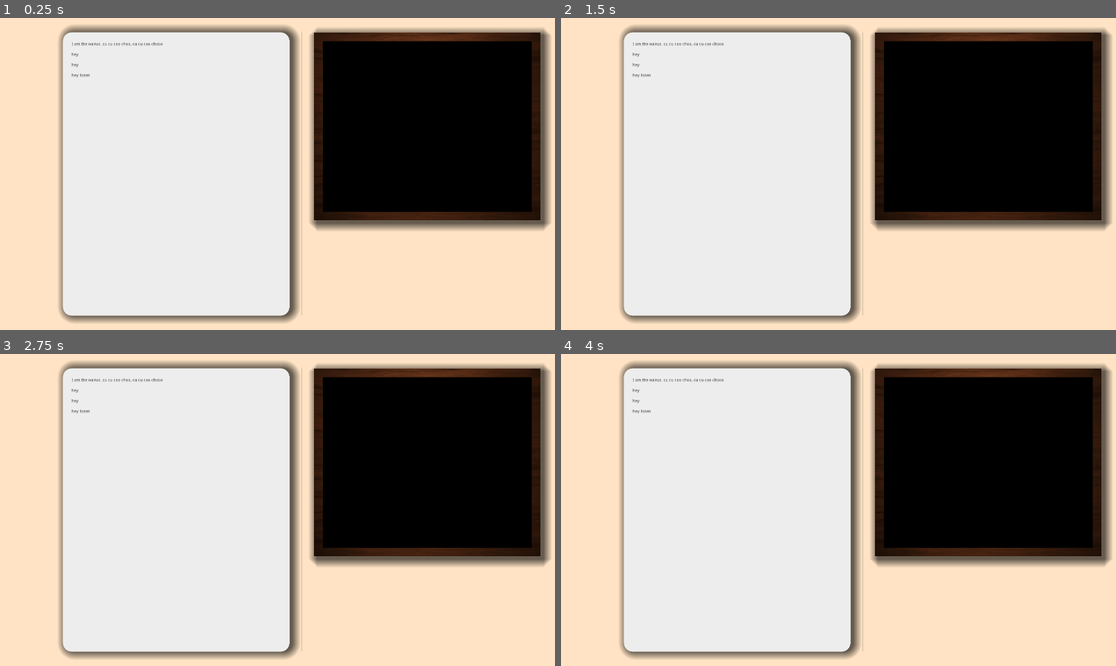
Above: before the commit, frames 1-4 (two rows, left to right).
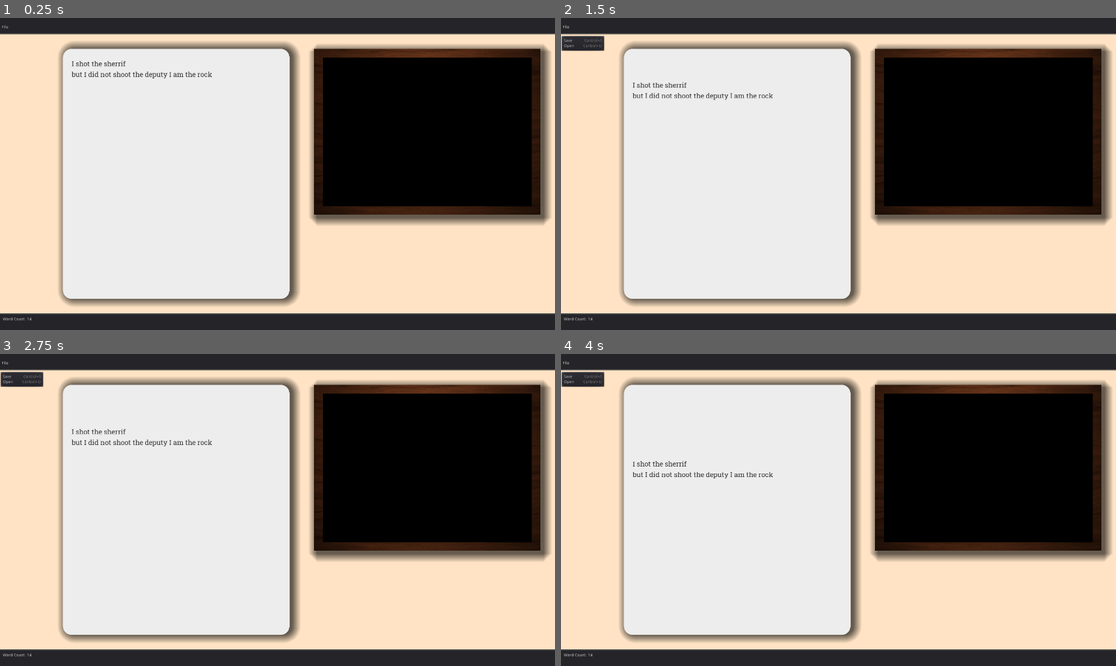
Above: after the commit, the same moments.

Repository: Neczesk/bug-free-guacamole
Game: Godot game, scene res://Controller.tscn
Two runs of this game, one before a commit and one after it. Both use one fixed random seed, a clock stepped at 60 frames per second and the inputs below. Before the commit the project starts from res://MainWindow.tscn. Video files are missing from this copy of the repository; at most half a second of black plays in their place.
Inputs (mouse positions are in pixels of both pictures, inside the frame that each line leads up to):
- Up to frame 1 (0.25 s): no input
- Up to frame 2 (1.5 s): click (566, 27) at 0.5 s, where only the run after the commit has a clickable "File"; tap Enter (new_paragraph, bound only after the commit) at 1.25, 1.35 s
- Up to frame 3 (2.75 s): tap O at 1.55, 2.1 s; tap Space at 2 s; hold S from 2.03 s (still down); tap Enter (new_paragraph, bound only after the commit) at 2.3 s
- Up to frame 4 (4 s): tap Enter (new_paragraph, bound only after the commit) at 2.75, 2.85, 3.8 s; release S at 2.78 s; tap O at 3.05, 3.6 s; tap Space at 3.5 s

The runs differ from the first frame. In frame 1, 21% of the frame differs, in the area x 0-100%, y 0-100%; in frame 2, 22%; in frame 3, 22%; in frame 4, 22%.

Commit message:
Basic file saving and loading implemented

Diff:
--- /dev/null
+++ b/Controller.gd
@@ -0,0 +1,41 @@
+extends CanvasLayer
+
+
+signal save_key_pressed
+signal open_key_pressed
+
+
+# Called when the node enters the scene tree for the first time.
+func _ready():
+	$VBoxContainer/Panel/HBoxContainer/FileButton.get_popup().connect("id_pressed", self, "on_id_pressed")
+# warning-ignore:return_value_discarded
+	$VBoxContainer/ViewWindow/View.connect("word_count_updated", self, "on_word_count_updated")
+	$VBoxContainer/ViewWindow/View.count_words()
+
+	var save_key = InputEventKey.new()
+	save_key.control = true
+	save_key.scancode = KEY_S
+
+	var open_key = InputEventKey.new()
+	open_key.control = true
+	open_key.scancode = KEY_O
+
+	$VBoxContainer/Panel/HBoxContainer/FileButton.get_popup().add_item("Save", 0, save_key.get_scancode_with_modifiers())
+	$VBoxContainer/Panel/HBoxContainer/FileButton.get_popup().add_item("Open", 1, open_key.get_scancode_with_modifiers())
+
+
+# Called every frame. 'delta' is the elapsed time since the previous frame.
+#func _process(delta):
+#	pass
+
+func on_id_pressed(id: int):
+	match id:
+		0:
+			emit_signal("save_key_pressed")
+			$VBoxContainer/ViewWindow/View.save()
+		1:
+			emit_signal("open_key_pressed")
+			$VBoxContainer/ViewWindow/View.open()
+
+func on_word_count_updated(count: int):
+	$VBoxContainer/Panel2/MarginContainer/WordCount.text = "Word Count: " + String(count)
--- /dev/null
+++ b/Controller.tscn
@@ -0,0 +1,63 @@
+[gd_scene load_steps=3 format=2]
+
+[ext_resource path="res://MainWindow.tscn" type="PackedScene" id=1]
+[ext_resource path="res://Controller.gd" type="Script" id=2]
+
+[node name="Controller" type="CanvasLayer"]
+script = ExtResource( 2 )
+
+[node name="VBoxContainer" type="VBoxContainer" parent="."]
+anchor_right = 1.0
+anchor_bottom = 1.0
+__meta__ = {
+"_edit_use_anchors_": false
+}
+
+[node name="Panel" type="Panel" parent="VBoxContainer"]
+margin_right = 1920.0
+margin_bottom = 53.0
+size_flags_vertical = 3
+
+[node name="HBoxContainer" type="HBoxContainer" parent="VBoxContainer/Panel"]
+margin_top = 4.0
+margin_right = 1920.0
+margin_bottom = 60.0
+size_flags_vertical = 3
+
+[node name="FileButton" type="MenuButton" parent="VBoxContainer/Panel/HBoxContainer"]
+margin_right = 35.0
+margin_bottom = 56.0
+text = "File"
+switch_on_hover = true
+
+[node name="ViewWindow" type="Control" parent="VBoxContainer"]
+margin_top = 57.0
+margin_right = 1920.0
+margin_bottom = 1021.0
+size_flags_vertical = 3
+size_flags_stretch_ratio = 18.0
+
+[node name="View" parent="VBoxContainer/ViewWindow" instance=ExtResource( 1 )]
+
+[node name="Panel2" type="Panel" parent="VBoxContainer"]
+margin_top = 1025.0
+margin_right = 1920.0
+margin_bottom = 1080.0
+size_flags_vertical = 3
+
+[node name="MarginContainer" type="MarginContainer" parent="VBoxContainer/Panel2"]
+anchor_right = 1.0
+anchor_bottom = 1.0
+size_flags_vertical = 3
+custom_constants/margin_top = 10
+custom_constants/margin_left = 10
+__meta__ = {
+"_edit_use_anchors_": false
+}
+
+[node name="WordCount" type="Label" parent="VBoxContainer/Panel2/MarginContainer"]
+margin_left = 10.0
+margin_top = 10.0
+margin_right = 1920.0
+margin_bottom = 55.0
+size_flags_vertical = 5
--- /dev/null
+++ b/MainWindow.gd
@@ -0,0 +1,34 @@
+extends ColorRect
+
+# Declare member variables here. Examples:
+# var a = 2
+# var b = "text"
+
+signal word_count_updated
+
+# Called when the node enters the scene tree for the first time.
+func _ready():
+# warning-ignore:return_value_discarded
+	$MarginContainer/HBoxContainer/TextInputWindow.connect("word_count_updated", self, "on_word_count_updated") # Replace with function body.
+
+
+# Called every frame. 'delta' is the elapsed time since the previous frame.
+#func _process(delta):
+#	pass
+
+func save():
+	$MarginContainer/HBoxContainer/TextInputWindow.save_action_pressed()
+
+func open():
+	$MarginContainer/HBoxContainer/TextInputWindow.open_action_pressed()
+
+
+func on_word_count_updated(count: int):
+	emit_signal("word_count_updated", count)
+
+func count_words():
+	$MarginContainer/HBoxContainer/TextInputWindow.update_word_count()
+
+
+func _on_OutsideView_finished():
+	$MarginContainer/HBoxContainer/VBoxContainer/WindowEffects/WindowFrame/MarginContainer/OutsideView.play() # Replace with function body.
--- a/MainWindow.tscn
+++ b/MainWindow.tscn
@@ -1,8 +1,9 @@
-[gd_scene load_steps=6 format=2]
+[gd_scene load_steps=7 format=2]
 
 [ext_resource path="res://TextInputWindow.tscn" type="PackedScene" id=1]
-[ext_resource path="res://sakura_background.ogv" type="VideoStream" id=2]
+[ext_resource path="res://iskele_ambience.ogv" type="VideoStream" id=2]
 [ext_resource path="res://external-content.duckduckgo.com.jpg" type="Texture" id=3]
+[ext_resource path="res://MainWindow.gd" type="Script" id=4]
 
 [sub_resource type="StyleBoxFlat" id=1]
 shadow_size = 30
@@ -16,6 +17,7 @@
 anchor_right = 1.0
 anchor_bottom = 1.0
 color = Color( 1, 0.892667, 0.77, 1 )
+script = ExtResource( 4 )
 __meta__ = {
 "_edit_use_anchors_": false
 }
@@ -56,7 +58,7 @@
 margin_bottom = 980.0
 size_flags_horizontal = 3
 
-[node name="VSeparator" type="VSeparator" parent="MarginContainer/HBoxContainer"]
+[node name="VSeparator" type="Control" parent="MarginContainer/HBoxContainer"]
 margin_left = 954.0
 margin_right = 1032.0
 margin_bottom = 980.0
@@ -118,3 +120,4 @@
 margin_right = 784.0
 margin_bottom = 980.0
 size_flags_vertical = 3
+[connection signal="finished" from="MarginContainer/HBoxContainer/VBoxContainer/WindowEffects/WindowFrame/MarginContainer/OutsideView" to="." method="_on_OutsideView_finished"]
--- a/TextInputWindow.gd
+++ b/TextInputWindow.gd
@@ -1,4 +1,8 @@
 extends TextureRect
+
+signal word_count_updated
+
+var word_count := 0
 
 func _ready():
 	var save_file = File.new()
@@ -6,17 +10,69 @@
 		restore_work()
 
 func _process(_delta):
-	if Input.is_action_pressed("save_current"):
-		save_work()
+	if Input.is_action_just_released("new_paragraph"):
+		new_paragraph()
+	if Input.is_action_just_released("print_cursor"):
+		print_cursor_location()
 
-func save_work():
+
+func save_work(path: String):
 	var save_file = File.new()
-	save_file.open("saved_work.json", File.WRITE)
+	save_file.open(path, File.WRITE)
 	save_file.store_string($Margins/Panel/MarginContainer/TextEdit.text)
 	save_file.close()
+
+func open_file(path: String):
+	var open_file = File.new()
+	open_file.open(path, File.READ)
+	$Margins/Panel/MarginContainer/TextEdit.text = open_file.get_as_text()
+	open_file.close()
+
+func save_action_pressed():
+	$FileDialog.mode = FileDialog.MODE_SAVE_FILE
+	$FileDialog.current_dir = "user://"
+	$FileDialog.visible = true
+
+func open_action_pressed():
+	$FileDialog.mode = FileDialog.MODE_OPEN_FILE
+	$FileDialog.current_dir = "user://"
+	$FileDialog.visible = true
 
 func restore_work():
 	var save_file = File.new()
 	save_file.open("saved_work.json", File.READ)
 	$Margins/Panel/MarginContainer/TextEdit.text = save_file.get_as_text()
 	save_file.close()
+
+
+func _on_TextEdit_text_changed():
+	update_word_count()
+
+func update_word_count():
+	var processed_string = $Margins/Panel/MarginContainer/TextEdit.text
+	if processed_string is String:
+		processed_string = processed_string.strip_edges(false, true)
+		processed_string = processed_string.replace("/n", " ")
+	var words = processed_string.split(" ")
+	for idx in range(words.size()):
+		if idx < words.size():
+			if words[idx] == " " or words[idx] == "":
+				words.remove(idx)
+	if words is PoolStringArray:
+		word_count = words.size()
+		emit_signal("word_count_updated", word_count)
+
+func new_paragraph():
+	$Margins/Panel/MarginContainer/TextEdit.insert_text_at_cursor("\n")
+
+
+func print_cursor_location():
+	print("line: " + String($Margins/Panel/MarginContainer/TextEdit.cursor_get_line()))
+	print("column: " + String($Margins/Panel/MarginContainer/TextEdit.cursor_get_column()))
+
+
+func _on_FileDialog_file_selected(path: String):
+	if $FileDialog.mode == FileDialog.MODE_SAVE_FILE:
+		save_work(path)
+	elif $FileDialog.mode == FileDialog.MODE_OPEN_FILE:
+		open_file(path)
--- a/TextInputWindow.tscn
+++ b/TextInputWindow.tscn
@@ -1,6 +1,7 @@
-[gd_scene load_steps=5 format=2]
+[gd_scene load_steps=7 format=2]
 
 [ext_resource path="res://TextInputWindow.gd" type="Script" id=1]
+[ext_resource path="res://RobotoSlab-Regular.ttf" type="DynamicFontData" id=2]
 
 [sub_resource type="StyleBoxFlat" id=1]
 bg_color = Color( 0.93, 0.93, 0.93, 1 )
@@ -14,6 +15,11 @@
 [sub_resource type="StyleBoxEmpty" id=2]
 
 [sub_resource type="StyleBoxEmpty" id=3]
+
+[sub_resource type="DynamicFont" id=4]
+size = 24
+use_filter = true
+font_data = ExtResource( 2 )
 
 [node name="TextInputWindow" type="TextureRect"]
 anchor_right = 1.0
@@ -53,9 +59,34 @@
 margin_bottom = 1050.0
 custom_styles/focus = SubResource( 2 )
 custom_styles/normal = SubResource( 3 )
+custom_fonts/font = SubResource( 4 )
+custom_colors/caret_color = Color( 0, 0, 0, 1 )
 custom_colors/font_color = Color( 0.21, 0.21, 0.21, 1 )
 smooth_scrolling = true
 wrap_enabled = true
+caret_blink = true
 __meta__ = {
 "_edit_use_anchors_": false
 }
+
+[node name="FileDialog" type="FileDialog" parent="."]
+anchor_left = 0.5
+anchor_top = 0.5
+anchor_right = 0.5
+anchor_bottom = 0.5
+margin_left = -373.0
+margin_top = -205.0
+margin_right = 373.0
+margin_bottom = 205.0
+rect_min_size = Vector2( 350, 122.5 )
+window_title = "Save Document"
+resizable = true
+mode_overrides_title = false
+access = 1
+current_dir = "user://"
+current_path = "user://"
+__meta__ = {
+"_edit_use_anchors_": false
+}
+[connection signal="text_changed" from="Margins/Panel/MarginContainer/TextEdit" to="." method="_on_TextEdit_text_changed"]
+[connection signal="file_selected" from="FileDialog" to="." method="_on_FileDialog_file_selected"]
--- a/project.godot
+++ b/project.godot
@@ -16,7 +16,7 @@
 [application]
 
 config/name="bug-free-guacamole"
-run/main_scene="res://MainWindow.tscn"
+run/main_scene="res://Controller.tscn"
 config/icon="res://icon.png"
 
 [display]
@@ -26,9 +26,20 @@
 
 [input]
 
-save_current={
+ui_accept={
 "deadzone": 0.5,
-"events": [ Object(InputEventKey,"resource_local_to_scene":false,"resource_name":"","device":0,"alt":false,"shift":false,"control":true,"meta":false,"command":true,"pressed":false,"scancode":83,"unicode":0,"echo":false,"script":null)
+"events": [ Object(InputEventKey,"resource_local_to_scene":false,"resource_name":"","device":0,"alt":false,"shift":false,"control":false,"meta":false,"command":false,"pressed":false,"scancode":32,"unicode":0,"echo":false,"script":null)
+, Object(InputEventJoypadButton,"resource_local_to_scene":false,"resource_name":"","device":0,"button_index":0,"pressure":0.0,"pressed":false,"script":null)
+ ]
+}
+print_cursor={
+"deadzone": 0.5,
+"events": [ Object(InputEventKey,"resource_local_to_scene":false,"resource_name":"","device":0,"alt":false,"shift":false,"control":true,"meta":false,"command":true,"pressed":false,"scancode":80,"unicode":0,"echo":false,"script":null)
+ ]
+}
+new_paragraph={
+"deadzone": 0.5,
+"events": [ Object(InputEventKey,"resource_local_to_scene":false,"resource_name":"","device":0,"alt":false,"shift":false,"control":false,"meta":false,"command":false,"pressed":false,"scancode":16777221,"unicode":0,"echo":false,"script":null)
  ]
 }
 
--- a/saved_work.json
+++ b/saved_work.json
@@ -1,7 +1,2 @@
-I am the walrus, cu cu coo choo, cu cu coo chooo
-
-hey
-
-hey
-
-hey listen
+I shot the sherrif
+but I did not shoot the deputy I am the rock
Not shown, added: iskele_ambience.ogv
